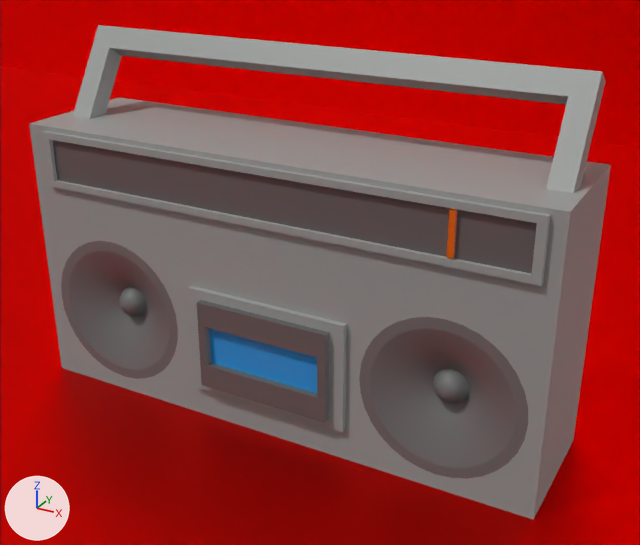
The Blender file boombox.blend, before and after one commit.
Both versions are drawn from a 50 mm lens placed at (1.5, -2.52, 1.85), pointed at (0.17, -0.1, 0.64). Arrows for +X, +Y and +Z are at lower left; the lights stay in place.

The scene before the commit, as lines of its bpy script (objects in view):
```python
me_cube = bpy.data.meshes.new('Cube')
me_cube.from_pydata(...)  # 88 vertices, 22 faces; spans x -1.0..1.0, y -1.0..1.0, z -1.0..1.0
me_cube.materials.append(mat_gray)  # grey #9ea19f
me_cube_004 = bpy.data.meshes.new('Cube.004')
me_cube_004.from_pydata(...)  # 16 vertices, 14 faces; spans x -1.0..1.0, y -1.0..1.0, z -1.0..1.0
# faces by material slot: [3, 11]
me_cube_004.materials.append(mat_material_001)  # dark grey #616161
me_cube_004.materials.append(mat_gray)  # grey #9ea19f
me_cube_008 = bpy.data.meshes.new('Cube.008')
me_cube_008.from_pydata(...)  # 24 vertices, 22 faces; spans x -1.0..43.8, y -1.0..1.0, z -1.0..1.0
me_cube_008.materials.append(mat_gray)  # grey #9ea19f
ob_boombox = bpy.data.objects.new('Boombox', me_cube)
ob_boombox.location = (0.0, 0.049, 0.516)
ob_boombox.rotation_euler = (3.142, 0.0, 0.0)  # degrees (180, 0, 0)
ob_boombox.scale = (1.0, 0.251, 0.519)
ob_cube_002 = bpy.data.objects.new('Cube.002', me_cube_004)
ob_cube_002.location = (0.014, -0.105, 0.914)
ob_cube_002.scale = (0.935, 0.115, 0.104)
ob_cube_004 = bpy.data.objects.new('Cube.004', me_cube_008)
ob_cube_004.location = (0.925, 0.076, 1.155)
ob_cube_004.rotation_euler = (-0.54, 0.0, 0.0)  # degrees (-31, 0, 0)
ob_cube_004.scale = (-0.0425, 0.0386, 0.204)
# also in view: 'left_speaker' at (-0.66, -0.15, 0.34); 'right_speaker' at (0.66, -0.15, 0.34); 'Cube.001' at (0.01, -0.2, 0.33); 'Plane' at (0.67, -0.18, 0.0); 'Plane.001' at (-1.48, 4.45, 0.48)
```
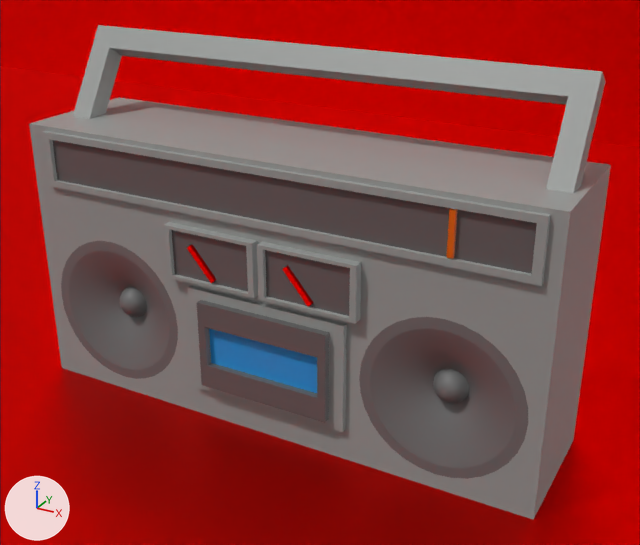
Commit message: More boombox changes

Pixel boxes [x1, y1, x2, y2] of what changed, in the pictures (640 x 545 px):
'Cube.006', added
    after: [257, 241, 361, 323]
    faces in mat_material_001 (dark grey #616161): [265, 250, 350, 316]
    faces in mat_gray (grey #9ea19f): [257, 241, 361, 323]
'Cube.005', added
    after: [163, 222, 258, 299]
    faces in mat_material_001 (dark grey #616161): [172, 230, 248, 292]
    faces in mat_gray (grey #9ea19f): [163, 222, 258, 299]
'Cube.007', added
    after: [282, 266, 313, 306]
'Cube.008', added
    after: [187, 245, 217, 283]

What the commit changed:
Mesh me_cube_018 is new.
It is a box spanning x -1.0..1.0, y -1.0..1.0, z -1.0..1.0.
It uses material mat_red (red #e70900).
Mesh me_cube_017 is new.
It has 16 vertices, 14 faces and spans x -1.0..1.0, y -1.0..1.0, z -1.0..1.0.
Faces by material slot: [13, 1].
It uses material mat_gray (grey #9ea19f).
It uses material mat_material_001 (dark grey #616161).
Mesh me_cube_016 is new.
It is a box spanning x -1.0..1.0, y -1.0..1.0, z -1.0..1.0.
It uses material mat_red (red #e70900).
Object 'Cube.007' (ob_cube_007) is new; it shows me_cube_018.
Its location is (0.159, -0.222, 0.639).
Its rotation in degrees is (0, -40, 0).
Its scale is (0.00941, 0.0129, 0.0745).
Object 'Cube.006' (ob_cube_006) is new; it shows me_cube_017.
Its location is (0.192, -0.183, 0.659).
Its scale is (0.183, 0.0533, 0.1).
Object 'Cube.008' (ob_cube_008) is new; it shows me_cube_016.
Its location is (-0.227, -0.222, 0.639).
Its rotation in degrees is (0, -40, 0).
Its scale is (0.00941, 0.0129, 0.0745).
Object 'Cube.005' (ob_cube_005) is new; it shows a copy of me_cube_017.
Its location is (-0.194, -0.183, 0.659).
Its scale is (0.183, 0.0533, 0.1).
